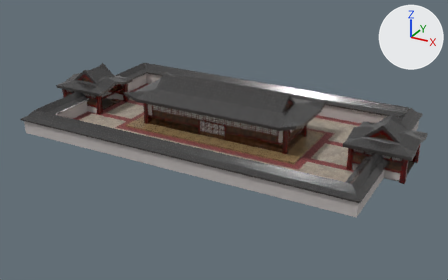
Two versions of the OBJ model res/models/level1/level1.obj, one commit apart.
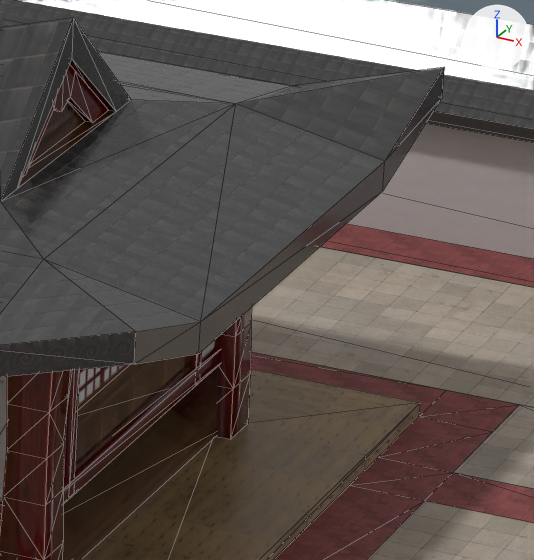
The first picture shows the older version from a camera (50 mm lens) standing at (36.1, -65.5, 31.4) and looking at (0.8, -1.4, -0.6). The close-ups show both versions on the part from 63% to 75% of the width and 33% to 53% of the height of that picture; other places that the commit changed are outside them. Arrows for +X, +Y and +Z are at upper right; the lights stay in place. The close-ups show mesh edges as thin lines. Where no turn or scale is listed for an object, it has been applied to the vertices.

In view in the first close-up: 'Cube.002_Cube.017', 'Plane.001', 'Plane.002_Plane.028', 'Plane.018', 'Plane.021', 'Plane.022', 'Plane.026_Plane.084', 'Plane.027_Plane.085', 'Plane.078_Plane.083', 'Plane.080_Plane.095', 'Plane.082_Plane.093', 'Plane.088_Plane.120'.
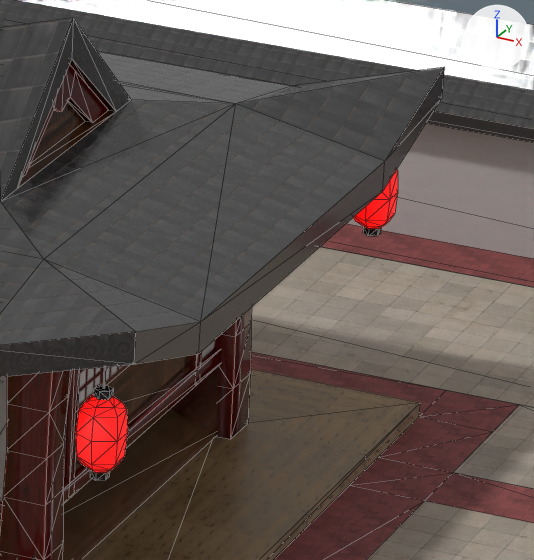
What differs and where, as boxes (x1, y1, x2, y2) in the close-ups (534 x 560 px):
'Sphere_Sphere.001', added
    after: (76, 395, 128, 473)
'Sphere.002_Sphere.003', added
    after: (353, 169, 398, 229)
'Sphere.001_Sphere.002', added
    after: (90, 367, 114, 480)
'Sphere.003_Sphere.004', added
    after: (363, 226, 381, 236)

The change, as a diff of the scene's bpy script:
```diff
--- a/res/models/level1/level1.obj.py
+++ b/res/models/level1/level1.obj.py
@@ img_rice_lamp_albedo_png @@
+img_rice_lamp_albedo_png = load_image('rice_lamp_albedo.png', 'rice_lamp_albedo.png', 512, 512, 'sRGB')
@@ img_rice_lamp_roughness_png @@
+img_rice_lamp_roughness_png = load_image('rice_lamp_roughness.png', 'rice_lamp_roughness.png', 512, 512, 'sRGB')
@@ img_rice_lamp_normal_png @@
+img_rice_lamp_normal_png = load_image('rice_lamp_normal.png', 'rice_lamp_normal.png', 512, 512, 'sRGB')
@@ mat_rice_lamp @@
+mat_rice_lamp = bpy.data.materials.new('rice_lamp')
+# colours: red #ff0000
+# uses the picture img_rice_lamp_albedo_png
+# uses the picture img_rice_lamp_normal_png
+# uses the picture img_rice_lamp_roughness_png
@@ mat_black @@
+mat_black = principled_material('black')
+mat_black.base_color = (0.0, 0.0, 0.0)  # black #000000
+mat_black.roughness = 0.526
@@ me_sphere_sphere_001 @@
+me_sphere_sphere_001.from_pydata(...)  # 42 vertices, 72 faces; spans x 11.14..11.66, y -4.7..-4.1, z 2.743..3.657
+me_sphere_sphere_001.materials.append(mat_rice_lamp)
@@ me_sphere_003_sphere_004 @@
+me_sphere_003_sphere_004.from_pydata(...)  # 36 vertices, 48 faces; spans x 11.3..11.5, y 4.29..4.51, z 2.64..4.2
+me_sphere_003_sphere_004.materials.append(mat_black)  # black #000000
@@ me_sphere_002_sphere_003 @@
+me_sphere_002_sphere_003.from_pydata(...)  # 42 vertices, 72 faces; spans x 11.14..11.66, y 4.1..4.7, z 2.743..3.657
+me_sphere_002_sphere_003.materials.append(mat_rice_lamp)
@@ me_sphere_001_sphere_002 @@
+me_sphere_001_sphere_002.from_pydata(...)  # 36 vertices, 48 faces; spans x 11.3..11.5, y -4.51..-4.29, z 2.64..4.2
+me_sphere_001_sphere_002.materials.append(mat_black)  # black #000000
@@ ob_sphere_sphere_001 @@
+ob_sphere_sphere_001 = bpy.data.objects.new('Sphere_Sphere.001', me_sphere_sphere_001)
+ob_sphere_sphere_001.location = (0.0, 0.0, 0.0)
@@ ob_sphere_003_sphere_004 @@
+ob_sphere_003_sphere_004 = bpy.data.objects.new('Sphere.003_Sphere.004', me_sphere_003_sphere_004)
+ob_sphere_003_sphere_004.location = (0.0, 0.0, 0.0)
@@ ob_sphere_002_sphere_003 @@
+ob_sphere_002_sphere_003 = bpy.data.objects.new('Sphere.002_Sphere.003', me_sphere_002_sphere_003)
+ob_sphere_002_sphere_003.location = (0.0, 0.0, 0.0)
@@ ob_sphere_001_sphere_002 @@
+ob_sphere_001_sphere_002 = bpy.data.objects.new('Sphere.001_Sphere.002', me_sphere_001_sphere_002)
+ob_sphere_001_sphere_002.location = (0.0, 0.0, 0.0)
```
